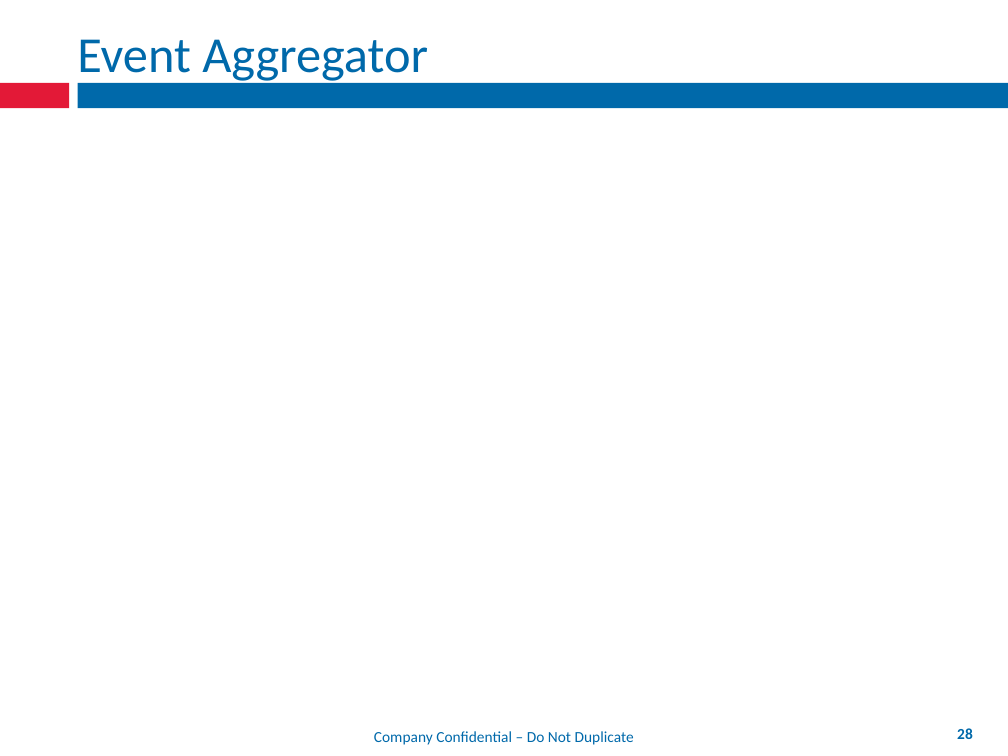
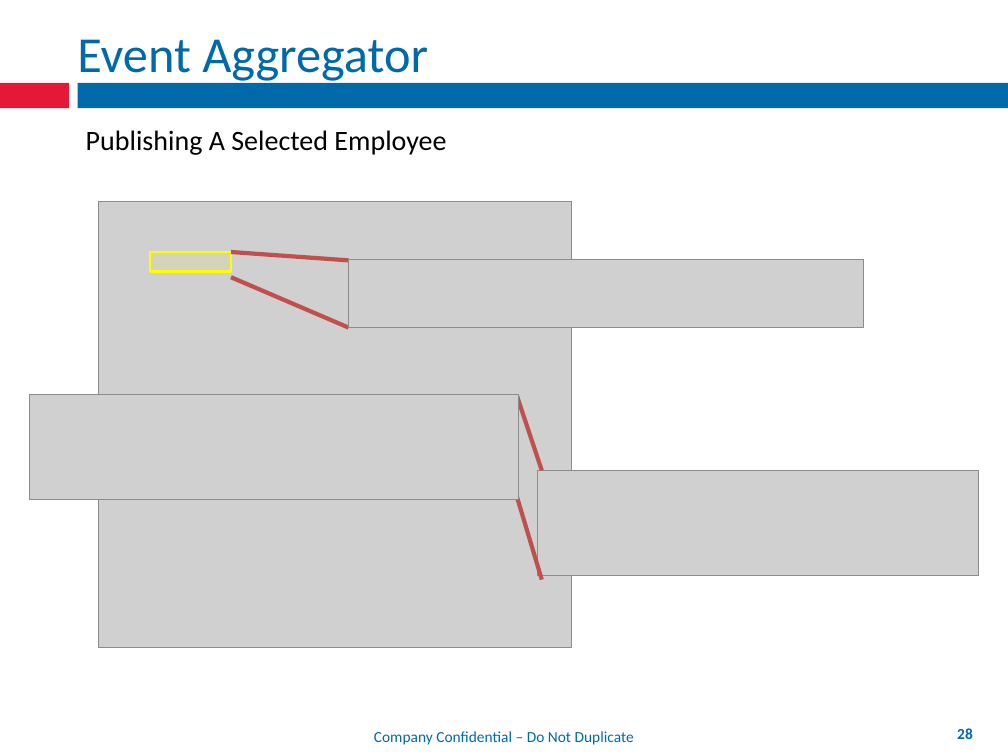
Before and after one commit to mxriverlynn/presentations-and-training, a slide deck: slide 28 of Decoupling Workflow With App Controler/Decoupling Workflow From Forms.pptx. Drawn at 1008x756 pixels with LibreOffice and Linux fonts; fonts in the diff are those of the drawing; grey boxes stand for pictures; background and template pictures are left out. Boxes give left, top, right and bottom in pixels: in the first picture for what was removed or moved away, otherwise in the second. Text is boxed around its words. In the diff, an @@ line names an element or a change of style, - is before the commit and + after.

Commit message:
worked on the event aggregator slides

```diff
--- a/Decoupling Workflow With App Controler/Decoupling Workflow From Forms.pptx
+++ b/Decoupling Workflow With App Controler/Decoupling Workflow From Forms.pptx
@@ text added at [86,130,446,155], 20 pt, text #000000 @@
+Publishing A Selected Employee
@@ group added at [29,202,979,648]: 4 pictures, 4 lines, 1 rectangle @@
```
Also in this commit, not shown: 1 slide added, 1 slide removed.
